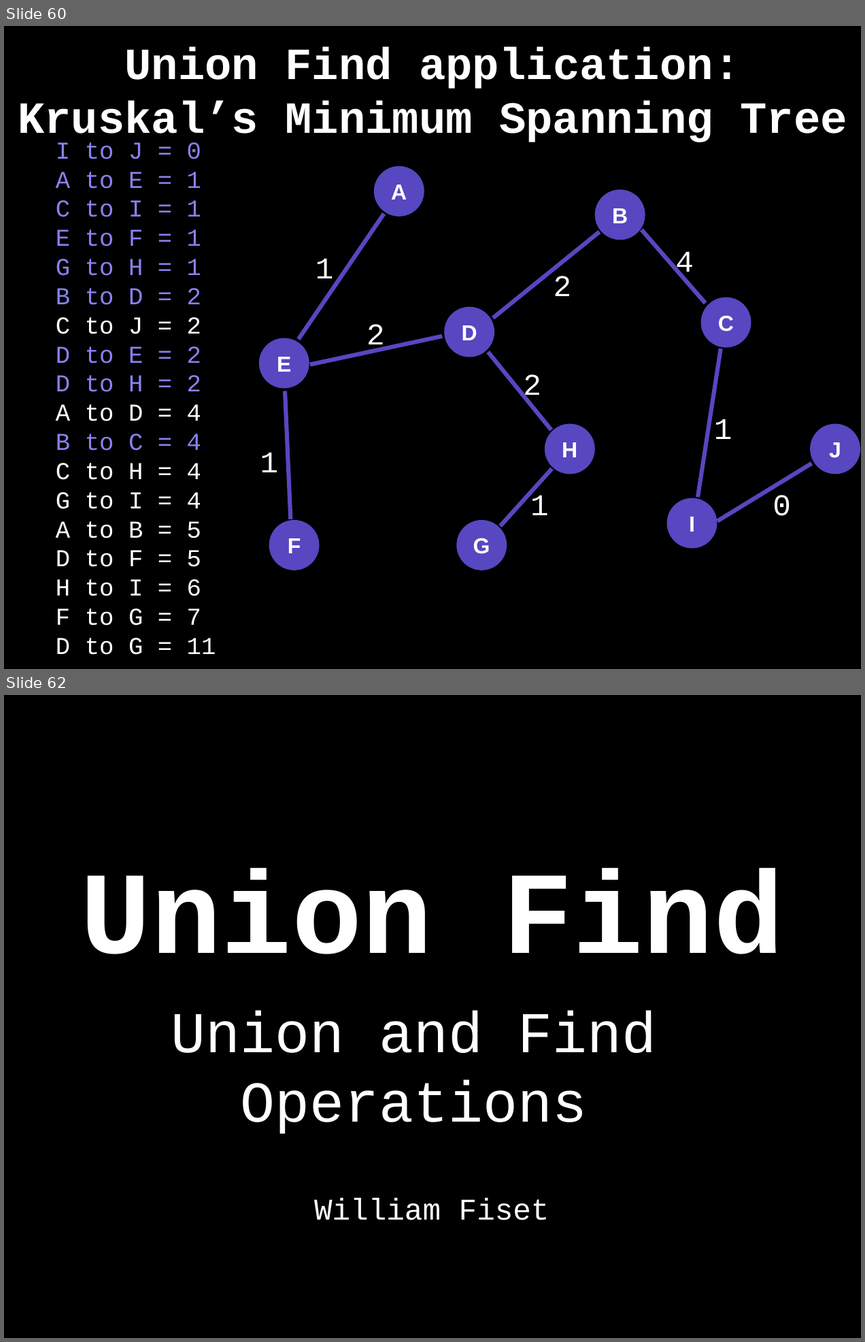
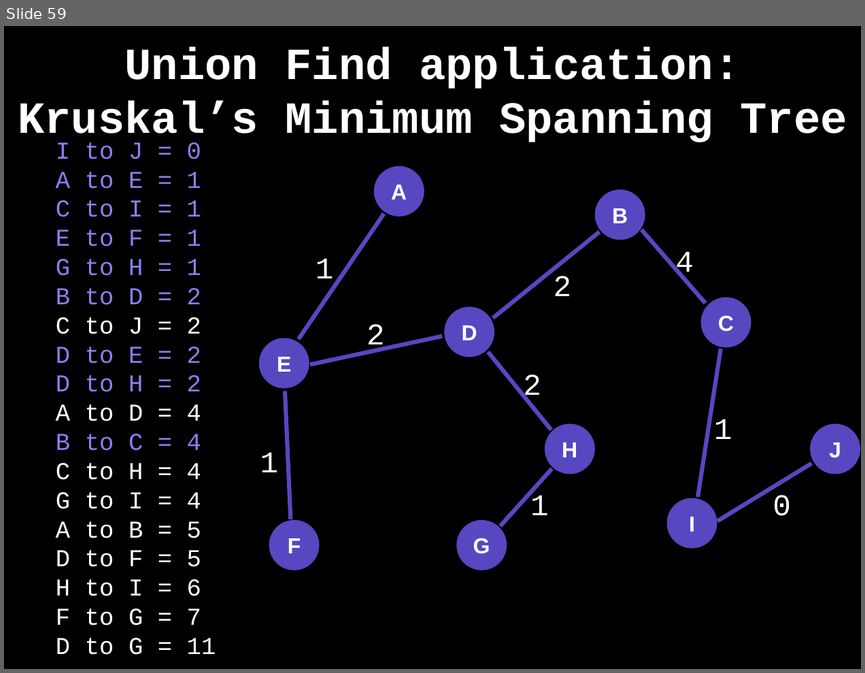
Before and after one commit to williamfiset/DEPRECATED-data-structures, a slide deck: Unionfind/presentation/UnionFind.pptx. Shown one above the other, each under a label of ours: slides 60 and 62 before the commit, slide 59 after it; the slides between them are not shown. The pictures are 865x1342 and 865x673 pixels, drawn with LibreOffice and Linux fonts; fonts in the diff are those of the drawing. Boxes give left, top, right and bottom in pixels: in the first picture for what was removed or moved away, otherwise in the second. Text is boxed around its words. In the diff, an @@ line names an element or a change of style, - is before the commit and + after.

```diff
--- a/Unionfind/presentation/UnionFind.pptx
+++ b/Unionfind/presentation/UnionFind.pptx
@@ slide 62 removed at (x1=4, y1=695, x2=861, y2=1338), background #000000 @@
@@ title removed at (x1=81, y1=869, x2=783, y2=954) @@
-Union Find
@@ text removed at (x1=171, y1=1011, x2=656, y2=1134) @@
-Union and Find
-Operations
@@ text removed at (x1=314, y1=1198, x2=549, y2=1220) @@
-William Fiset
@@ what was slide 60 is now slide 59 @@
```
Also in this commit, not shown: 3 slides changed, 20 other slides removed, 2 other files.
